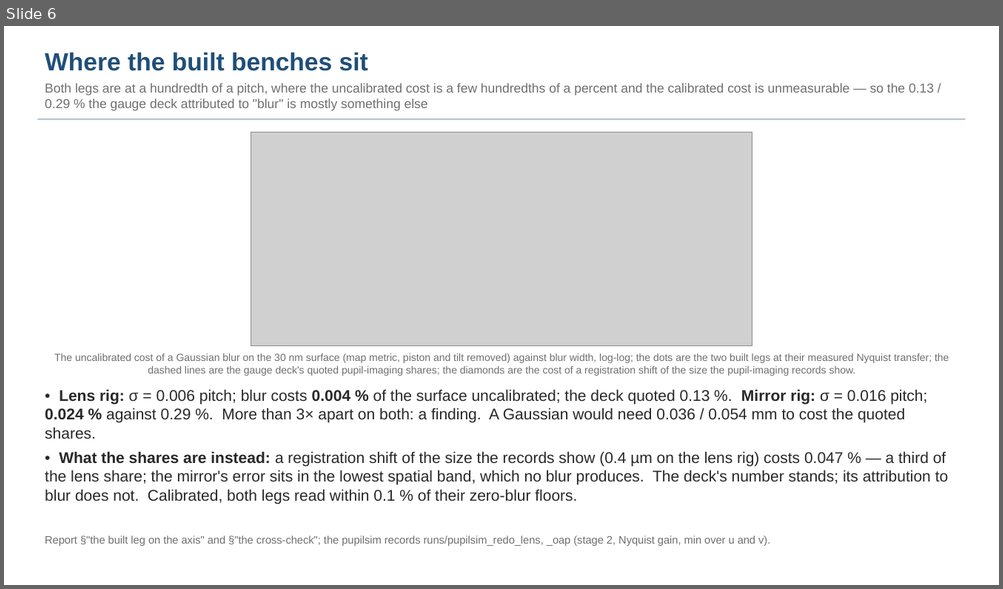
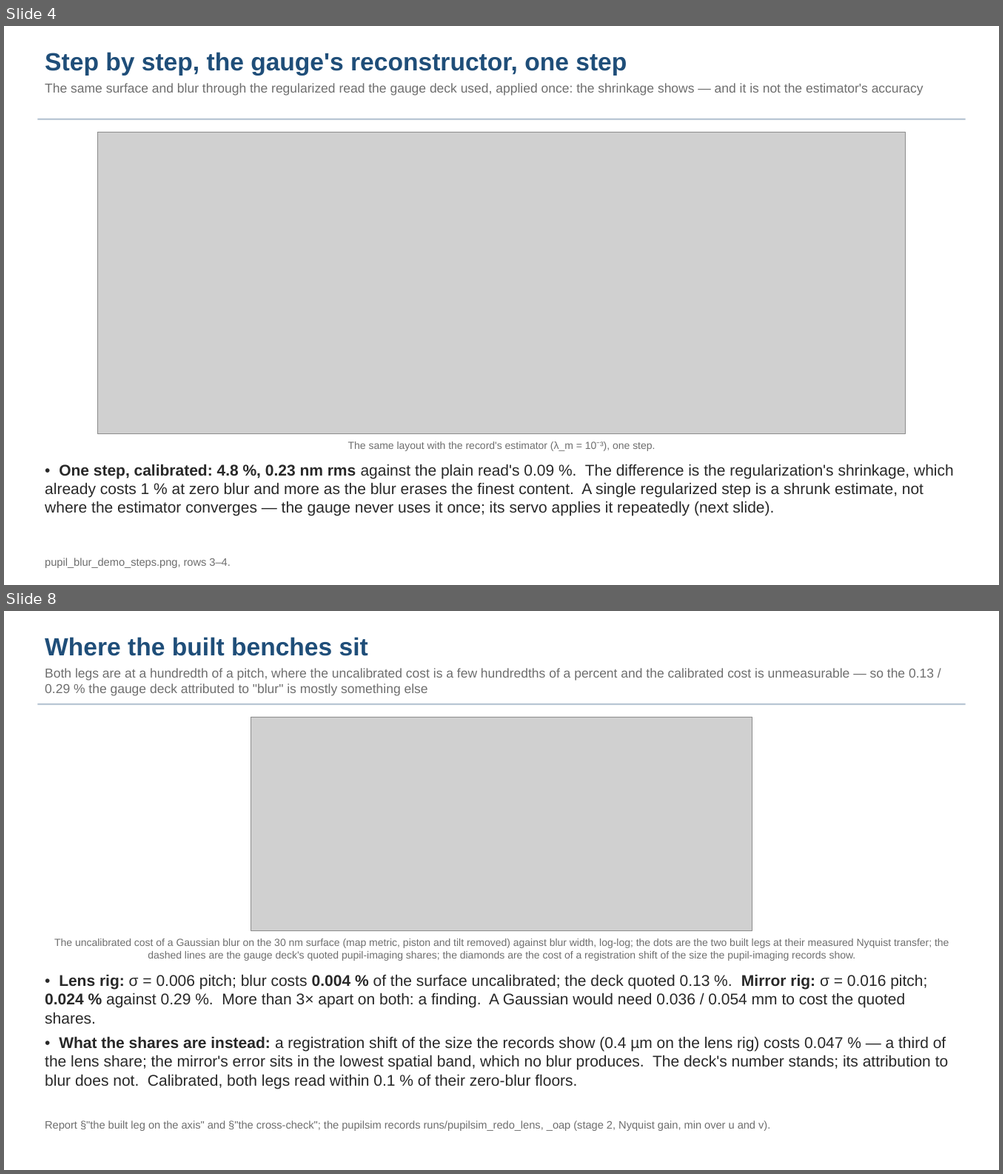
Before and after one commit to nasa-jpl/macos, a slide deck: demo_session/deck_blur.pptx. Shown one above the other, each under a label of ours: slide 6 before the commit, slides 4 and 8 after it; the slides between them are not shown. The pictures are 1003x589 and 1003x1174 pixels, drawn with LibreOffice and Linux fonts; fonts in the diff are those of the drawing; grey boxes stand for pictures. Boxes give left, top, right and bottom in pixels: in the first picture for what was removed or moved away, otherwise in the second. Text is boxed around its words. In the diff, an @@ line names an element or a change of style, - is before the commit and + after.

```diff
--- a/demo_session/deck_blur.pptx
+++ b/demo_session/deck_blur.pptx
@@ slide 4 added at <box>4,26,999,585</box>, background #FFFFFF @@
@@ text added at <box>45,52,923,96</box>, 12.5 pt, text #6E6E6E @@
+Step by step, the gauge's reconstructor, one step
+The same surface and blur through the regularized read the gauge deck used, applied once: the shrinkage shows — and it is not the estimator's accuracy
@@ rectangle added at <box>37,118,965,120</box>, fill #B8C6D4 @@
@@ picture added at <box>97,132,905,434</box> @@
@@ text added at <box>348,442,654,452</box>, 10 pt, text #6E6E6E @@
+The same layout with the record's estimator (λ_m = 10⁻³), one step.
@@ text added at <box>45,464,953,517</box>, 15 pt, text #282828 @@
+• One step, calibrated: 4.8 %, 0.23 nm rms against the plain read's 0.09 %. The difference is the regularization's shrinkage, which already costs 1 % at zero blur and more as the blur erases the finest content. A single regularized step is a shrunk estimate, not where the estimator converges — the gauge never uses it once; its servo applies it repeatedly (next slide).
@@ text added at <box>45,558,230,568</box>, 10.5 pt, text #6E6E6E @@
+pupil_blur_demo_steps.png, rows 3–4.
@@ what was slide 6 is now slide 8 @@
```
Also in this commit, not shown: 6 slides changed, 2 other slides added, 1 slide removed, 7 other files.
